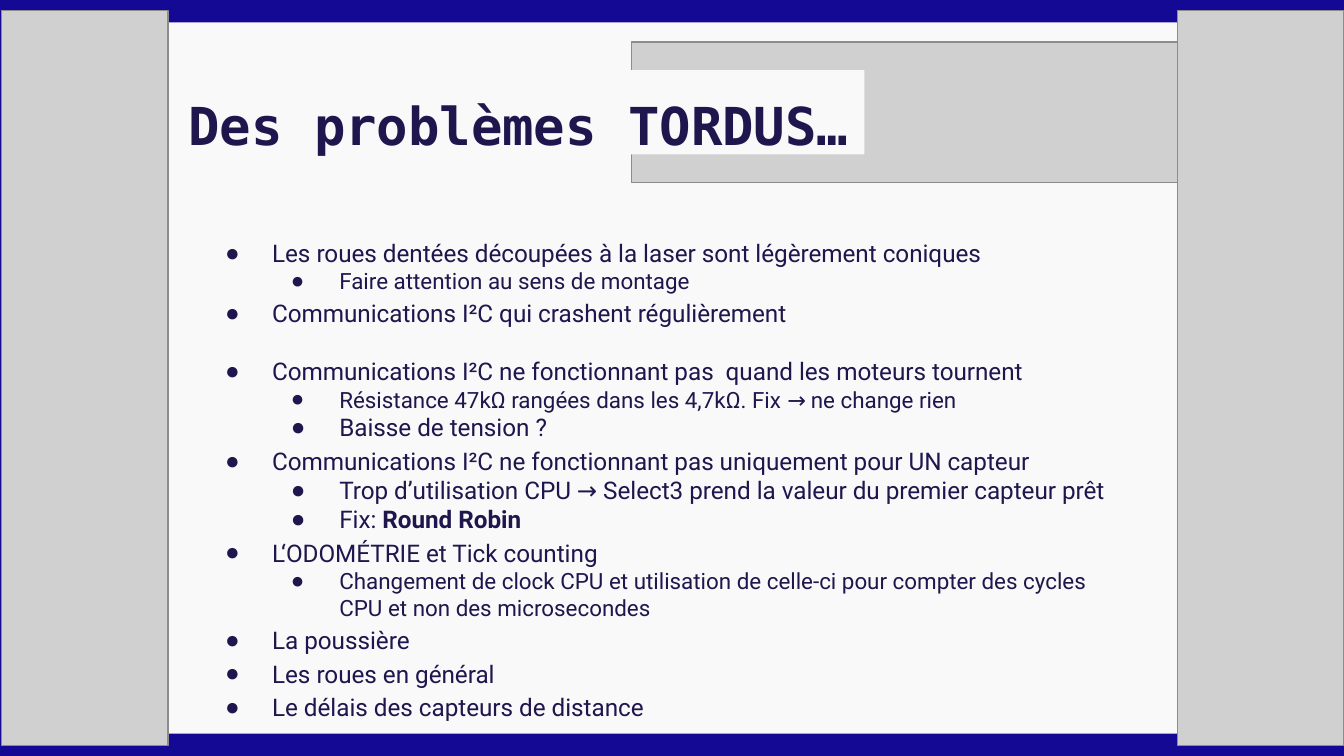
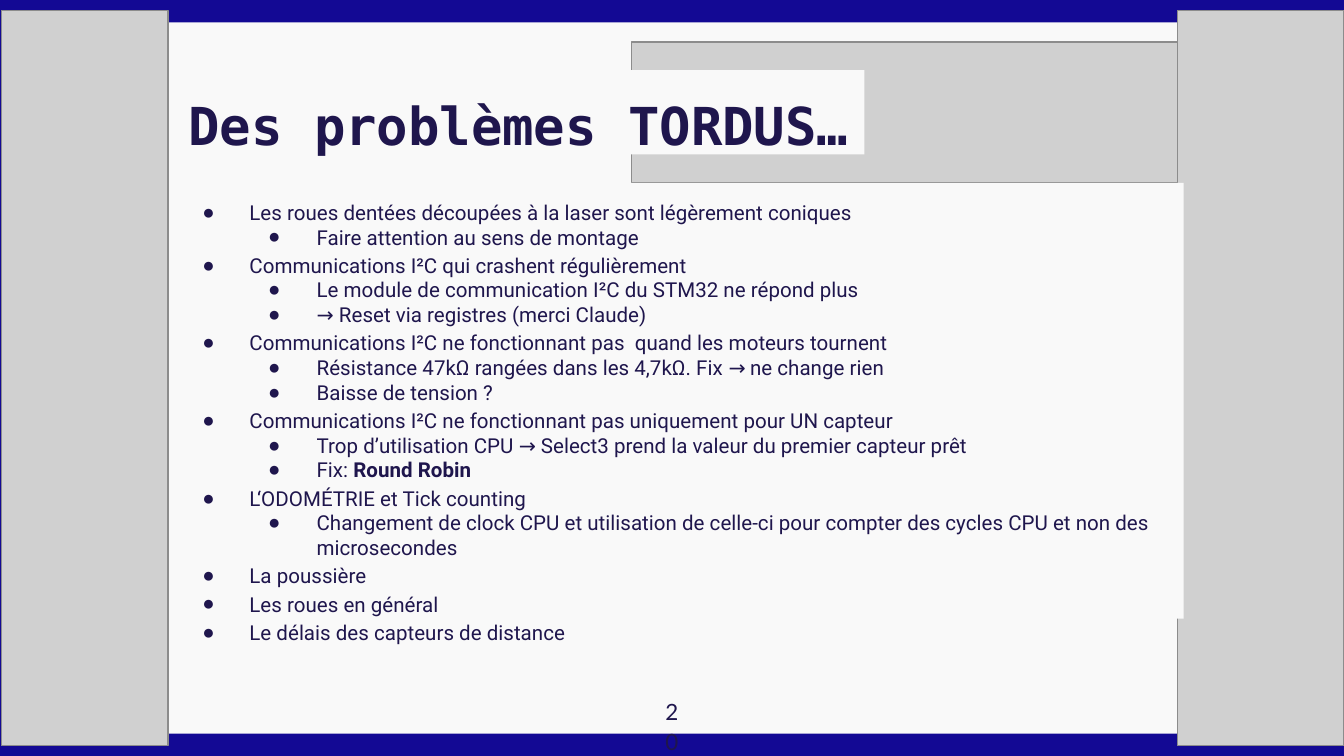
Before and after one commit to bananasmoothii/micromouse, a slide deck: slide 20 of Rendu/Presentation Soutenance.pptx (slide 17 before the commit). Drawn at 1344x756 pixels with LibreOffice and Linux fonts; fonts in the diff are those of the drawing; grey boxes stand for pictures. Boxes give left, top, right and bottom in pixels: in the first picture for what was removed or moved away, otherwise in the second. Text is boxed around its words. In the diff, an @@ line names an element or a change of style, - is before the commit and + after.

```diff
--- a/Rendu/Presentation Soutenance.pptx
+++ b/Rendu/Presentation Soutenance.pptx
@@ subtitle "Les roues dentées découpées à ...": place and size @@
-subtitle "Les roues dentées découpées à ..." at <box>272,243,1104,721</box>
+subtitle "Les roues dentées découpées à ..." at <box>190,183,1184,618</box>
@@ subtitle at <box>249,204,1148,617</box>: size 13 to 11 pt in "Les roues dentées découpées à la laser ...", "Communications I²C qui crashent régulièrement", "Communications I²C ne fonctionnant pas quand les ...", "Baisse de tension ?" and 7 more places; size 12 to 11 pt in "Faire attention au sens de montage", "Résistance 47kΩ rangées dans les 4,7kΩ. Fix ...", "Changement de clock CPU et utilisation de ..." @@
@@ subtitle at <box>317,281,858,327</box>: paragraphs added @@
+  ● Le module de communication I²C du STM32 ne répond plus
+  ● → Reset via registres (merci Claude)
@@ text added at <box>646,680,696,724</box>, 12 pt, text #1F164D @@
+20
```
Also in this commit, not shown: 15 other slides changed, 7 slides added, 38 slides removed, 7 other files.
